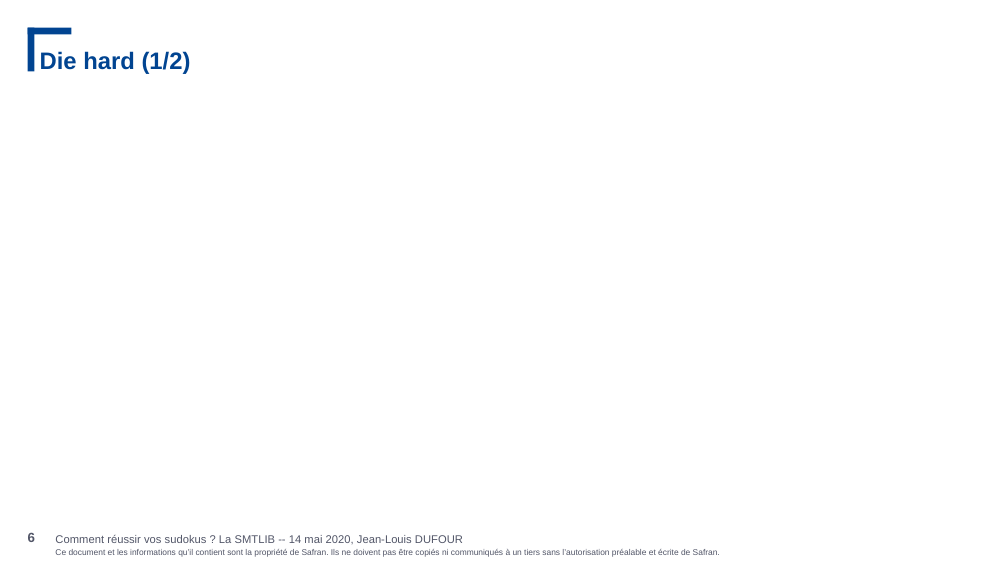
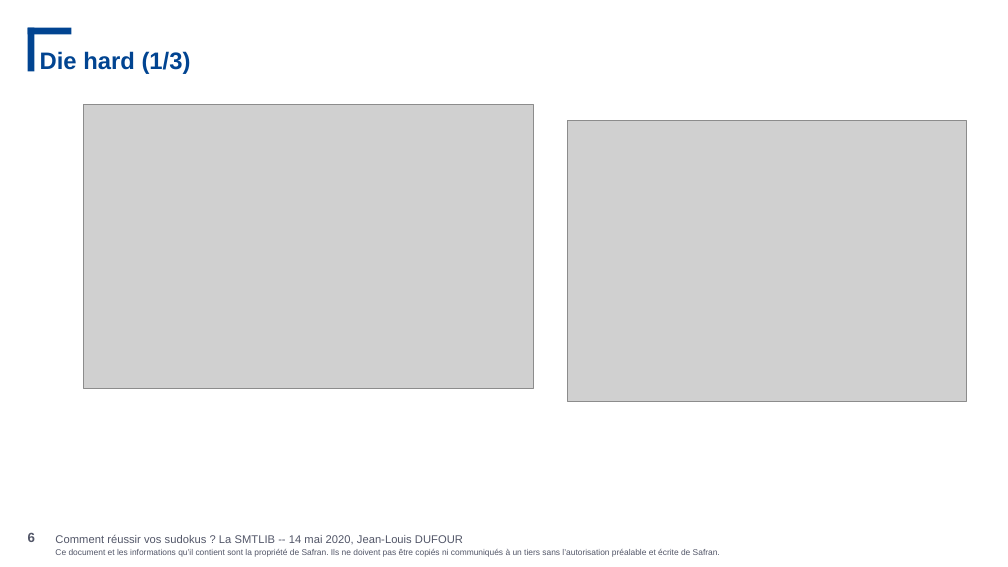
Before and after one commit to JeanLouisDufour/smtlib, a slide deck: slide 6 of sudoku.pptx. Drawn at 1008x567 pixels with LibreOffice and Linux fonts; fonts in the diff are those of the drawing; grey boxes stand for pictures; background and template pictures are left out. Boxes give left, top, right and bottom in pixels: in the first picture for what was removed or moved away, otherwise in the second. Text is boxed around its words. In the diff, an @@ line names an element or a change of style, - is before the commit and + after.

Commit message:
foo

```diff
--- a/sudoku.pptx
+++ b/sudoku.pptx
@@ title at [40,51,191,74]: text changed @@
-Die hard (1/2)
+Die hard (1/3)
@@ picture added at [84,105,534,389] @@
@@ picture added at [568,121,967,401] @@
```
Also in this commit, not shown: 1 other slide changed, 1 slide added.
